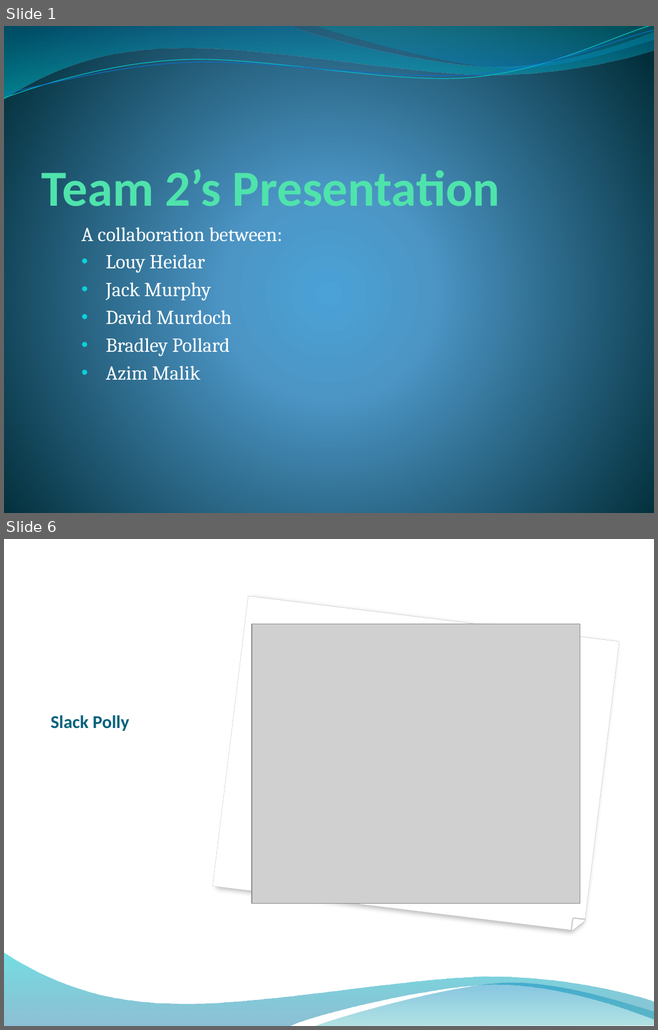
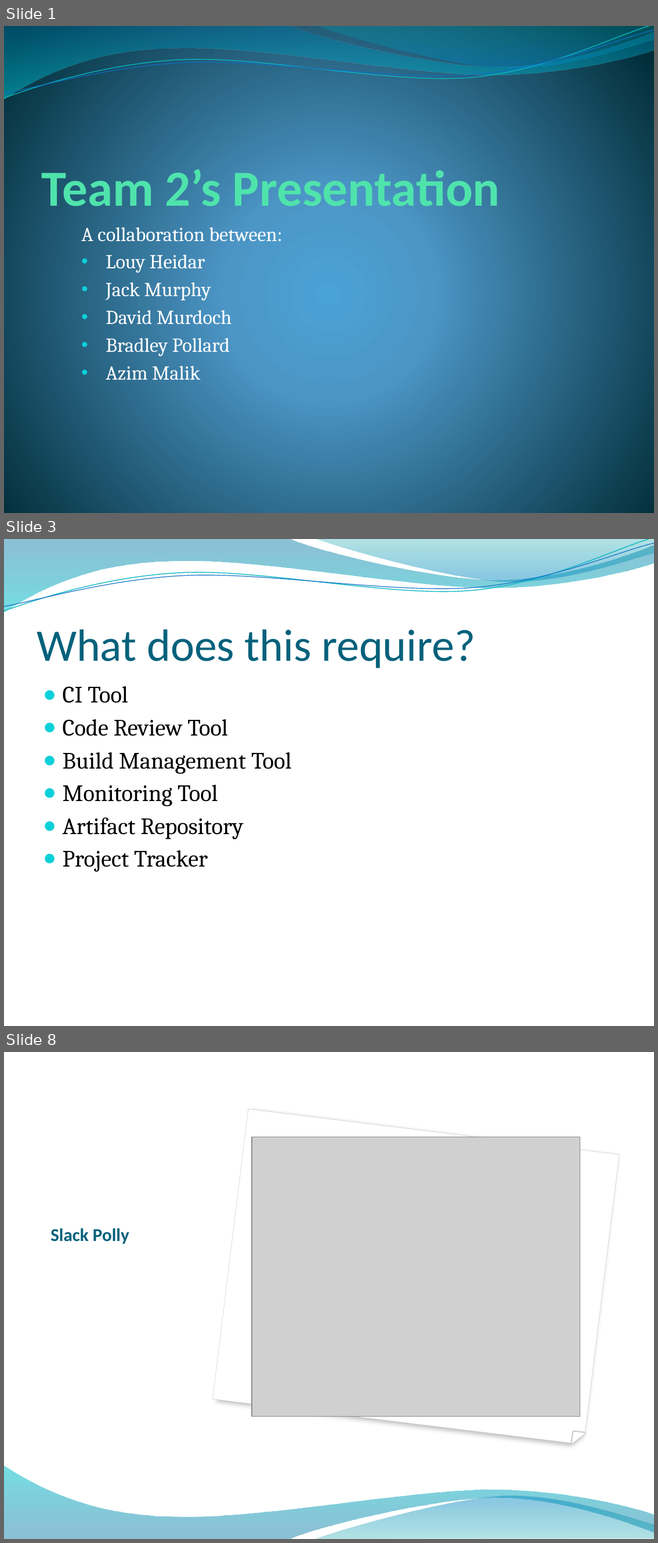
Before and after one commit to Brad94/Team2CIProject, a slide deck: Presentation.pptx. Shown one above the other, each under a label of ours: slides 1 and 6 before the commit, slides 1, 3 and 8 after it; the slides between them are not shown. The pictures are 658x1030 and 658x1543 pixels, drawn with LibreOffice and Linux fonts; fonts in the diff are those of the drawing; grey boxes stand for pictures; background and template pictures are left out. Boxes give left, top, right and bottom in pixels: in the first picture for what was removed or moved away, otherwise in the second. Text is boxed around its words. In the diff, an @@ line names an element or a change of style, - is before the commit and + after.

```diff
--- a/Presentation.pptx
+++ b/Presentation.pptx
@@ slide 3 added at box(4, 539, 654, 1026), background picture (left out); not listed: 4 template elements that a slide beside it also shows @@
@@ title added at box(36, 629, 475, 668), 50 pt, text #04617B @@
+What does this require?
@@ text added at box(63, 686, 291, 872), 26 pt, text #000000 @@
+● CI Tool
+● Code Review Tool
+● Build Management Tool
+● Monitoring Tool
+● Artifact Repository
+● Project Tracker
@@ what was slide 6 is now slide 8 @@
```
Also in this commit, not shown: 10 slides changed, 6 other slides added.
